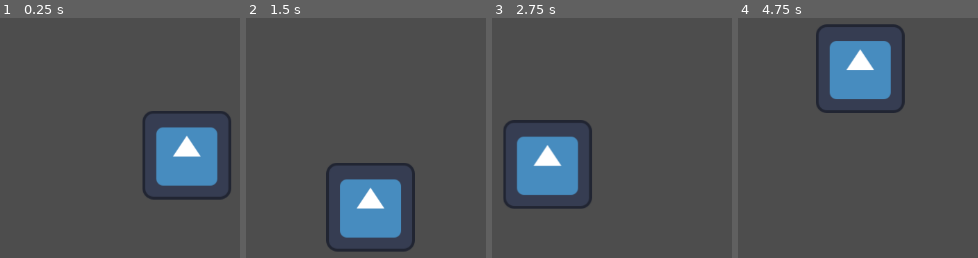
Above: before the commit, frames 1-4 (left to right).
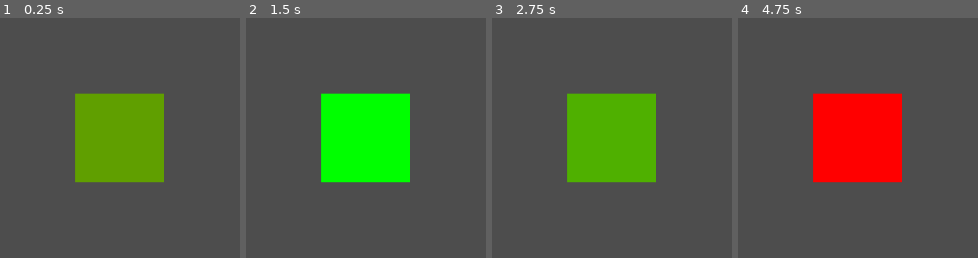
Above: after the commit, the same moments.

Repository: DuarteMendonca24/GodotShaders101
Game: Godot game, scene res://scenes/shaders_101.tscn
Two runs of this game, one before a commit and one after it. Both use one fixed random seed, a clock stepped at 60 frames per second and the inputs below. The engine's default icon, where the game draws it, is replaced by a stand-in: a white triangle on a blue panel in a dark square.
Inputs:
- Up to frame 1 (0.25 s): no input
- Up to frame 2 (1.5 s): no input
- Up to frame 3 (2.75 s): no input
- Up to frame 4 (4.75 s): no input

The runs differ from the first frame. In frame 1, 21% of the frame differs, in the area x 31-97%, y 31-76%; in frame 2, 21%, in the area x 31-71%, y 31-98%; in frame 3, 21%; in frame 4, 21%.

Commit message:
Fragment shader pixel color

Diff:
--- a/shaders/my_first_shader.gdshader
+++ b/shaders/my_first_shader.gdshader
@@ -18,11 +18,25 @@
 	}
 	// Makes it go in circles, think of the trignometric circle, sin between
 	// -1 and 1 in the y axis and cos between -1 and 1 in the x axis
-	VERTEX += vec2(cos(TIME)*100.0,sin(TIME)*100.0);
+	//VERTEX += vec2(cos(TIME)*100.0,sin(TIME)*100.0);
 }
 
 void fragment() {
 	// Called for every pixel the material is visible on.
+
+	vec4 color1 = vec4(1.0,0.0,0.0,1.0);
+	vec4 color2= vec4(0.0,1.0,0.0,1.0);
+	// mix takes 3 values, the first color, the second color, and how much we want
+	// to mix them together, if mix percentage is 0, it uses color 1 fully, max value
+	// is 1, if 1 will use the color 2 exclusively
+
+	// sin and cosin give values between -1 and 1, so we add 1 and divide by 2
+	// to get values between 0 and 1
+	float mix_percentage = (sin(TIME) + 1.0) / 2.0;
+	vec4 output_color = mix(color1,color2,mix_percentage);
+
+	COLOR = output_color;
+
 }
 
 //void light() {
